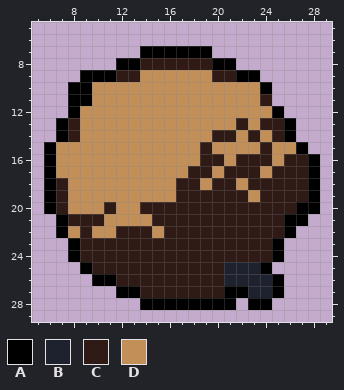
Pixel-art sprite, stored at sprites/asteroid/asteroid_rotate_11.png. That is the earlier state.
The file is 32x32 pixels. Shown: x 5..29, y 5..29.
Palette (. is transparent): A #000000  B #1e222e  C #2f1a16  D #c28f59
Pixels before, first column x 6:
 7 ........AAAAAA.........
 8 ......AACCCCCCAA.......
 9 ...AAACCDDDDDDCCAA.....
10 ..AADDDDDDDDDDDDDDA....
11 ..AADDDDDDDDDDDDDDC....
12 ..ADDDDDDDDDDDDDDDDA...
13 .ACDDDDDDDDDDDDDCDCCA..
14 .ACDDDDDDDDDDDCCDCDCA..
15 ADDDDDDDDDDDDCDDDDCDDA.
16 ADDDDDDDDDDDDCCDCCCDCCA
17 ADDDDDDDDDDDCCDCCCDCCCA
18 ACDDDDDDDDDCCDCCDCCCCCA
19 ACDDDDDDDDDCCCCCCDCCCCA
20 ACDDDCDDCCCCCCCCCCCCCAA
21 .ACCCDDDDCCCCCCCCCCCAA.
22 .ADCDDCCCDCCCCCCCCCCA..
23 ..ACCCCCCCCCCCCCCCCA...
24 ..ACCCCCCCCCCCCCCCCA...
25 ...ACCCCCCCCCCCBBBA....
26 ....AACCCCCCCCCBBBBA...
27 ......AACCCCCCCAABBA...
28 ........AAAAAAAA.AA....
And afterwards:
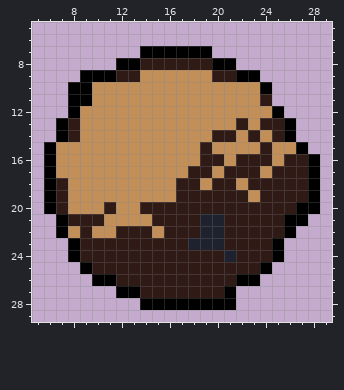
What changed:
Changed rows in their new state; - is an unchanged pixel.
first column x 18:
21 -BB-----
22 -BB-----
23 BBB-----
24 ---B----
25 ---CCC--
26 ---CAA..
27 ----....
28 -----..-
Boxes around the changes in both pictures, in picture pixels (x1, y1, x2, y2):
changed: (188, 214, 284, 310)
